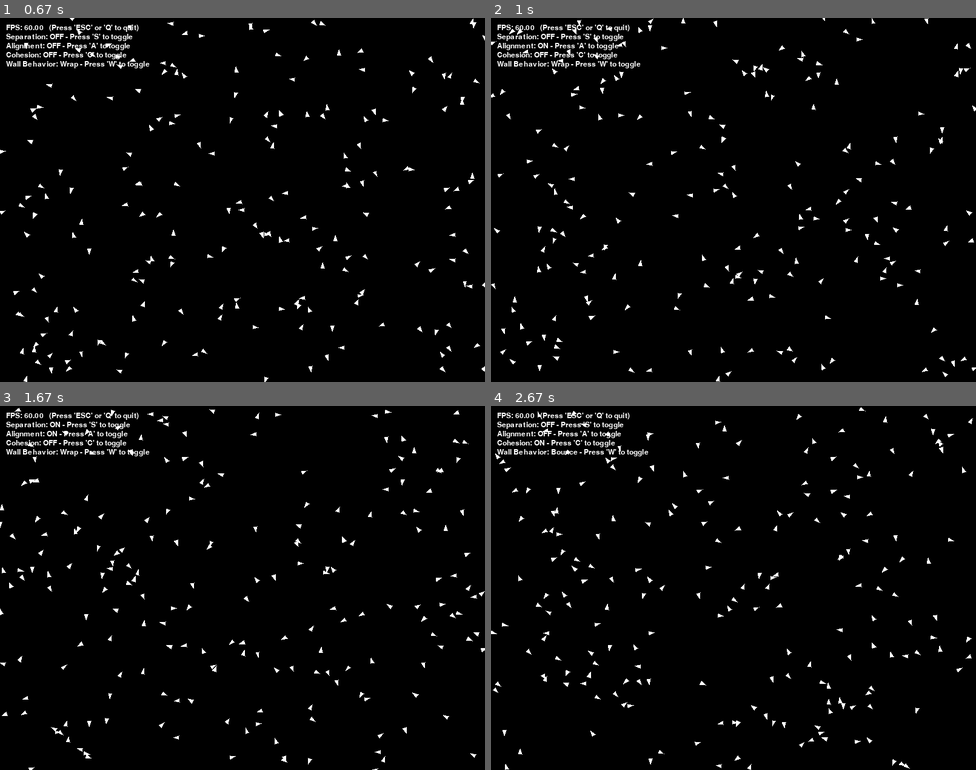
Above: before the commit, frames 1-4 (two rows, left to right).
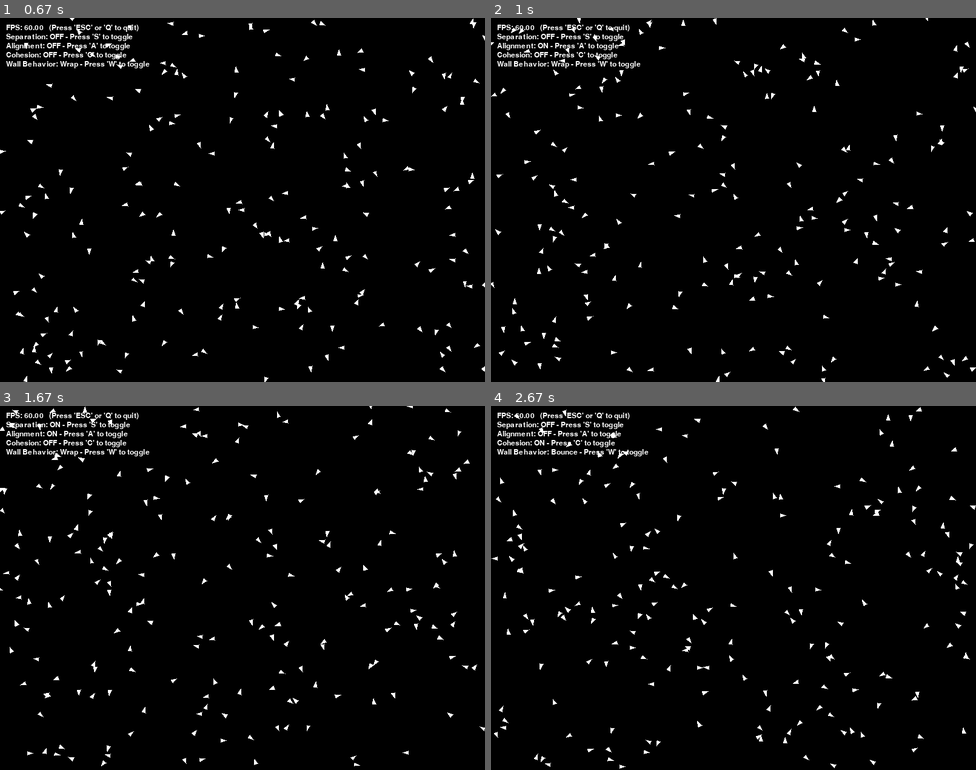
Above: after the commit, the same moments.

Repository: whajar019-bot/lab8-pygame
Game: pygame game, started from boids_exam.py
Two runs of this game, one before a commit and one after it. Both use one fixed random seed, a clock stepped at 60 frames per second and the inputs below.
Inputs:
- Up to frame 1 (0.67 s): hold W from 0.33 s (still down)
- Up to frame 2 (1 s): release W at 0.8 s; hold A from 0.83 s (still down)
- Up to frame 3 (1.67 s): release A at 1.37 s; hold S from 1.4 s (still down)
- Up to frame 4 (2.67 s): release S at 1.7 s; hold A 1.73-2.13 s; tap C at 1.88 s; hold W 2.17-2.53 s; hold S from 2.57 s (still down)

Frame 1 is identical in both runs. In frame 2, 1.4% of the frame differs, in the area x 0-100%, y 0-100%; in frame 3, 2.9%; in frame 4, 3.0%.

Commit message:
exam: q13 - boids: alignment

Diff:
--- a/boids_exam.py
+++ b/boids_exam.py
@@ -113,9 +113,25 @@
     # Explanation: For each nearby boid, get its velocity vector and sum them up.
     # Then divide by the number of nearby boids to get the average velocity,
     # and subtract the current boid's velocity to get the alignment steering force.
+    # Alignment: steer toward the average direction of nearby boids
     def _alignment(self, boids: List['Boid']) -> pygame.Vector2:
-        steer : pygame.Vector2 = pygame.Vector2(0, 0)
-        return steer
+        avg_vx = 0
+        avg_vy = 0
+        count = 0
+
+        for other in boids:
+            dist = math.hypot(self.x - other.x, self.y - other.y)
+            if 0 < dist < config.ALIGNMENT_DISTANCE:
+                avg_vx += other.vx
+                avg_vy += other.vy
+                count += 1
+
+        if count > 0:
+            avg_vx /= count
+            avg_vy /= count
+            return pygame.Vector2(avg_vx - self.vx, avg_vy - self.vy)
+
+        return pygame.Vector2(0, 0)
 
     # Cohesion: steer toward the average position of nearby boids:
     # _cohesion returns a vector pointing toward the average position of nearby boids
@@ -139,7 +155,10 @@
         # Use the flags in the Config class to determine which behaviors are active
         # and apply the corresponding steering forces to the boid's velocity
         # using the defined strengths (*_STEER_STRENGTH) for each behavior.
-
+        if config.ALIGNEMENT_ON:
+            ali = self._alignment(boids)
+            self.vx += ali.x * config.ALIGNEMENT_STEER_STRENGTH * dt_seconds
+            self.vy += ali.y * config.ALIGNEMENT_STEER_STRENGTH * dt_seconds
         self._random_steer()
 
         # Update the boid's position based on its velocity.
